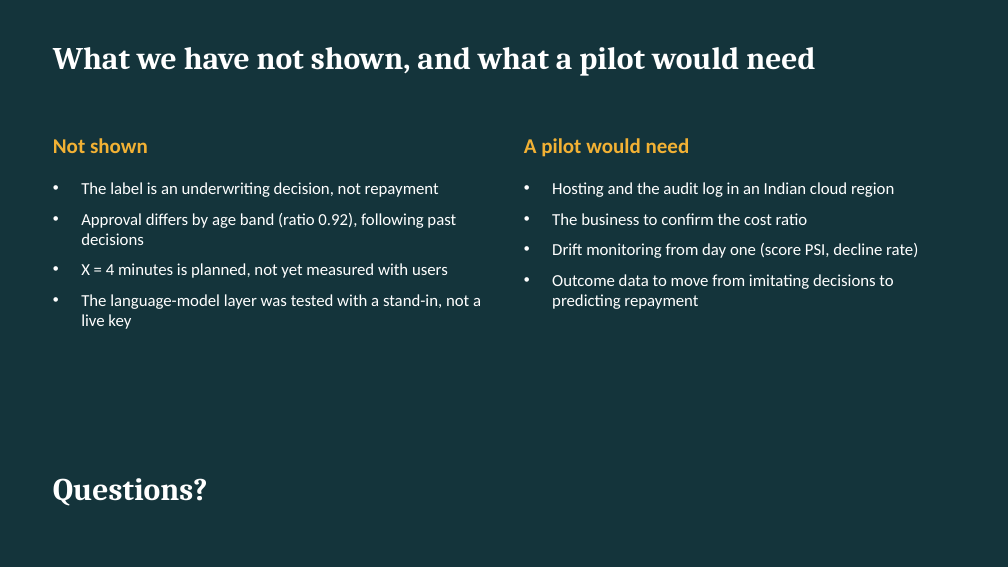
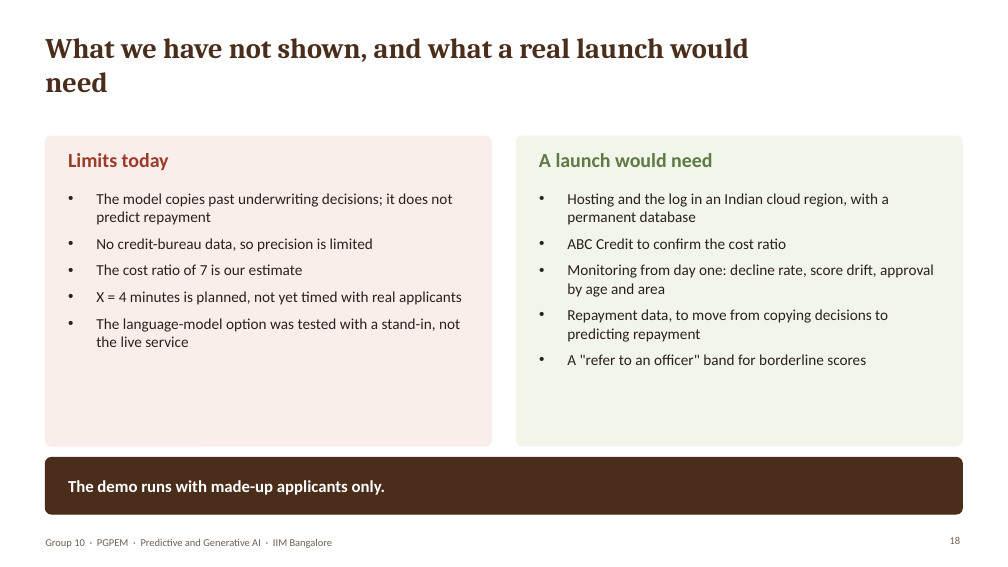
Before and after one commit to joymondal/abc_credit_project, a slide deck: slide 18 of docs/ABC_Credit_Chatbot_Presentation.pptx (slide 14 before the commit). Drawn at 1008x567 pixels with LibreOffice and Linux fonts; fonts in the diff are those of the drawing; background and template pictures are left out. Boxes give left, top, right and bottom in pixels: in the first picture for what was removed or moved away, otherwise in the second. Text is boxed around its words. In the diff, an @@ line names an element or a change of style, - is before the commit and + after.

```diff
--- a/docs/ABC_Credit_Chatbot_Presentation.pptx
+++ b/docs/ABC_Credit_Chatbot_Presentation.pptx
@@ background #14343B to #FFFFFF @@
@@ title at (45,38,749,93): text changed; size 30 to 27 pt; text colour #FFFFFF to #4A2E1B @@
-What we have not shown, and what a pilot would need
+What we have not shown, and what a real launch would need
@@ rounded rectangle added at (45,136,492,446), fill #FAEEEA, outline #FAEEEA 1 pt @@
@@ text removed at (53,138,148,153) @@
-Not shown
@@ rounded rectangle added at (516,136,963,446), fill #F2F5EA, outline #F2F5EA 1 pt @@
@@ text added at (68,153,169,170), 19 pt, text #9C3B2B, bold @@
+Limits today
@@ text at (539,153,712,167): text changed; size 20 to 19 pt; text colour #F2B134 to #5F7A45 @@
-A pilot would need
+A launch would need
@@ text at (96,193,462,347): text changed; size 16 to 14.5 pt; text colour #FFFFFF to #2A211B @@
-• The label is an underwriting decision, not repayment
-• Approval differs by age band (ratio 0.92), following past decisions
-• X = 4 minutes is planned, not yet measured with users
-• The language-model layer was tested with a stand-in, not a live key
+• The model copies past underwriting decisions; it does not predict repayment
+• No credit-bureau data, so precision is limited
+• The cost ratio of 7 is our estimate
+• X = 4 minutes is planned, not yet timed with real applicants
+• The language-model option was tested with a stand-in, not the live service
@@ text at (567,193,934,365): text changed; size 16 to 14.5 pt; text colour #FFFFFF to #2A211B @@
-• Hosting and the audit log in an Indian cloud region
-• The business to confirm the cost ratio
-• Drift monitoring from day one (score PSI, decline rate)
-• Outcome data to move from imitating decisions to predicting repayment
+• Hosting and the log in an Indian cloud region, with a permanent database
+• ABC Credit to confirm the cost ratio
+• Monitoring from day one: decline rate, score drift, approval by age and area
+• Repayment data, to move from copying decisions to predicting repayment
+• A "refer to an officer" band for borderline scores
@@ rounded rectangle added at (45,457,963,514), fill #4A2E1B, outline #4A2E1B 1 pt @@
@@ text removed at (53,478,208,506) @@
-Questions?
@@ text added at (68,480,385,495), 16 pt, text #FFFFFF, bold @@
+The demo runs with made-up applicants only.
@@ text added at (45,538,333,548), 10 pt, text #6E6157 @@
+Group 10 · PGPEM · Predictive and Generative AI · IIM Bangalore
@@ page number added at (950,537,961,544), 10 pt, text #6E6157 @@
+18
```
Also in this commit, not shown: 9 other slides changed, 14 slides added, 8 slides removed, 4 other files.
